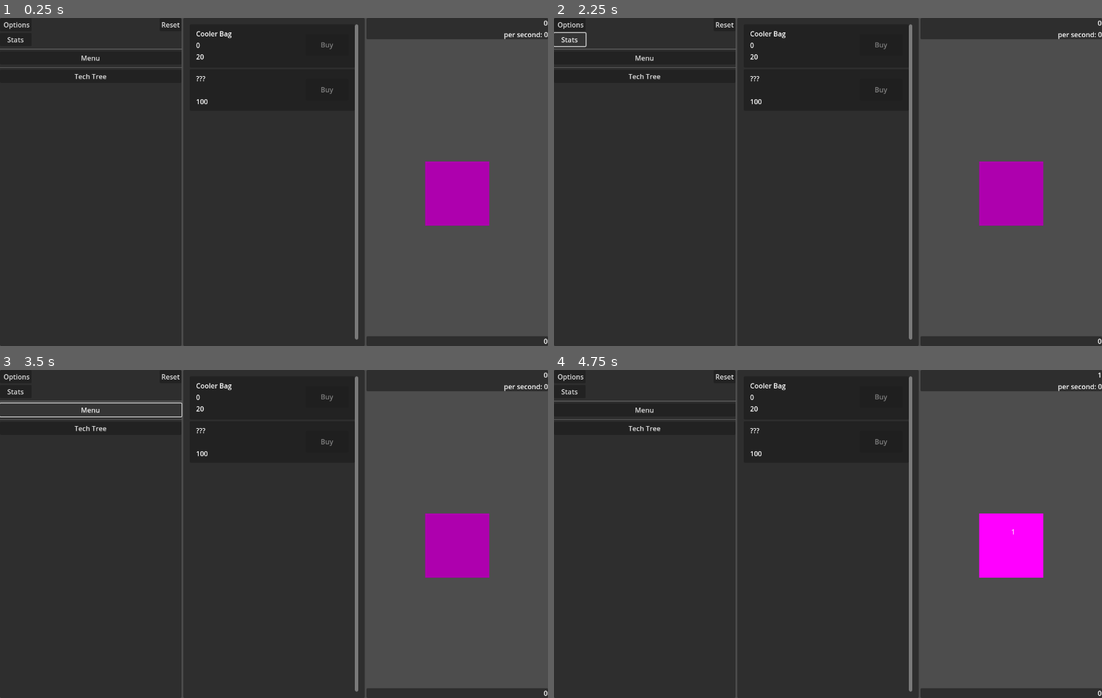
Above: before the commit, frames 1-4 (two rows, left to right).
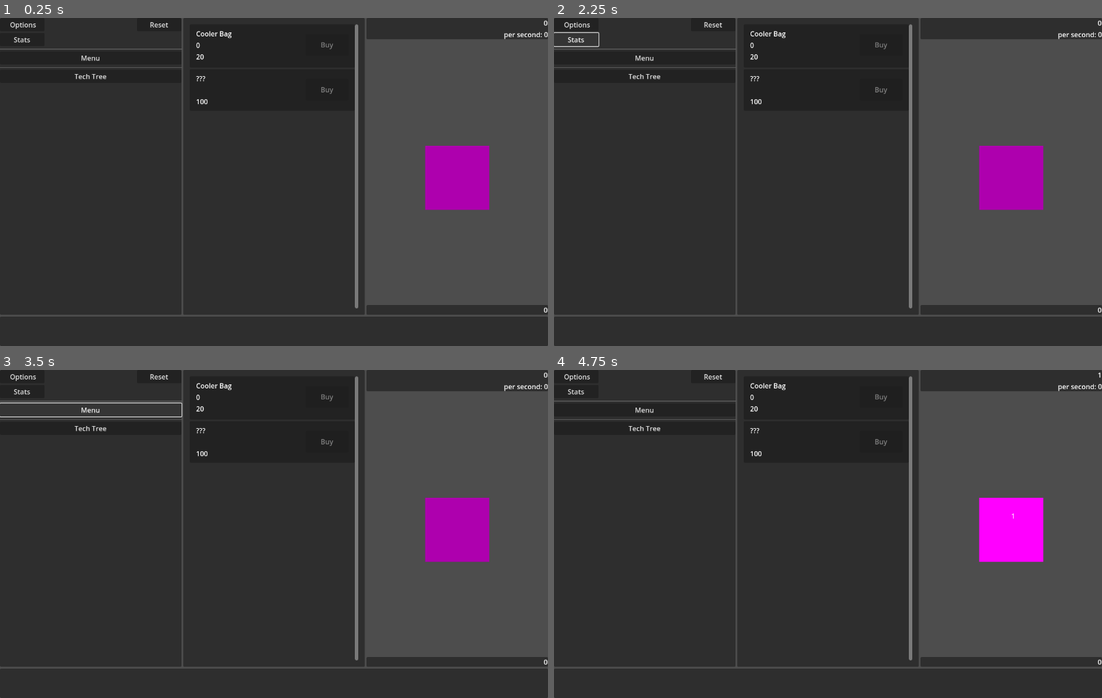
Above: after the commit, the same moments.

Repository: O-39889/tmic
Game: Godot game, scene res://scenes/Main.tscn
Same seed, same stepped clock (60 frames per second), same inputs: the game is played once before the commit and once after it.
Inputs (mouse positions are in pixels of both pictures, inside the frame that each line leads up to; where the layout moved, square brackets give the same spot in the first picture):
- Up to frame 1 (0.25 s): no input
- Up to frame 2 (2.25 s): click "Options" at 0.5 s; click "Reset" at 1.25 s; click "Stats" at 2 s
- Up to frame 3 (3.5 s): click "Menu" at 2.75 s
- Up to frame 4 (4.75 s): click "Tech Tree" at 3.5 s; click (1008, 530) [1008, 547] at 4.25 s

The runs differ from the first frame. In frame 1, 4.6% of the frame differs, in the area x 0-100%, y 1-100%; in frame 2, 4.6%; in frame 3, 4.6%; in frame 4, 4.6%.

Commit message:
Adjust the layout once again

Diff:
--- a/scenes/Main.tscn
+++ b/scenes/Main.tscn
@@ -6,122 +6,150 @@
 [node name="Main" type="Node"]
 script = ExtResource("1_exypd")
 
-[node name="ThreeContainer" type="HBoxContainer" parent="."]
+[node name="VBoxContainer" type="VBoxContainer" parent="."]
 anchors_preset = 15
 anchor_right = 1.0
 anchor_bottom = 1.0
 grow_horizontal = 2
 grow_vertical = 2
+size_flags_horizontal = 3
+size_flags_vertical = 3
 alignment = 1
 
-[node name="Leftmost" type="PanelContainer" parent="ThreeContainer"]
+[node name="ThreeContainer" type="HBoxContainer" parent="VBoxContainer"]
+layout_mode = 2
+size_flags_vertical = 3
+alignment = 1
+
+[node name="Leftmost" type="PanelContainer" parent="VBoxContainer/ThreeContainer"]
 layout_mode = 2
 size_flags_horizontal = 3
 
-[node name="VBoxContainer" type="VBoxContainer" parent="ThreeContainer/Leftmost"]
+[node name="VBoxContainer" type="VBoxContainer" parent="VBoxContainer/ThreeContainer/Leftmost"]
 layout_mode = 2
 
-[node name="GridContainer" type="GridContainer" parent="ThreeContainer/Leftmost/VBoxContainer"]
+[node name="HBoxContainer" type="HBoxContainer" parent="VBoxContainer/ThreeContainer/Leftmost/VBoxContainer"]
 layout_mode = 2
-columns = 2
 
-[node name="OptionsBtn" type="Button" parent="ThreeContainer/Leftmost/VBoxContainer/GridContainer"]
+[node name="VBoxContainer" type="VBoxContainer" parent="VBoxContainer/ThreeContainer/Leftmost/VBoxContainer/HBoxContainer"]
+layout_mode = 2
+size_flags_horizontal = 3
+size_flags_stretch_ratio = 0.5
+
+[node name="OptionsBtn" type="Button" parent="VBoxContainer/ThreeContainer/Leftmost/VBoxContainer/HBoxContainer/VBoxContainer"]
 layout_mode = 2
 text = " Options"
 
-[node name="ResetBtn" type="Button" parent="ThreeContainer/Leftmost/VBoxContainer/GridContainer"]
-layout_mode = 2
-size_flags_horizontal = 10
-text = "Reset"
-
-[node name="StatsBtn" type="Button" parent="ThreeContainer/Leftmost/VBoxContainer/GridContainer"]
+[node name="StatsBtn" type="Button" parent="VBoxContainer/ThreeContainer/Leftmost/VBoxContainer/HBoxContainer/VBoxContainer"]
 layout_mode = 2
 text = "Stats"
 
-[node name="HSeparator" type="HSeparator" parent="ThreeContainer/Leftmost/VBoxContainer"]
+[node name="Spacer" type="Control" parent="VBoxContainer/ThreeContainer/Leftmost/VBoxContainer/HBoxContainer"]
+layout_mode = 2
+size_flags_horizontal = 3
+
+[node name="VBoxContainer2" type="VBoxContainer" parent="VBoxContainer/ThreeContainer/Leftmost/VBoxContainer/HBoxContainer"]
+layout_mode = 2
+size_flags_horizontal = 3
+size_flags_stretch_ratio = 0.5
+
+[node name="ResetBtn" type="Button" parent="VBoxContainer/ThreeContainer/Leftmost/VBoxContainer/HBoxContainer/VBoxContainer2"]
+layout_mode = 2
+text = "Reset"
+
+[node name="HSeparator" type="HSeparator" parent="VBoxContainer/ThreeContainer/Leftmost/VBoxContainer"]
 layout_mode = 2
 
-[node name="FlavoursBtn" type="Button" parent="ThreeContainer/Leftmost/VBoxContainer"]
+[node name="FlavoursBtn" type="Button" parent="VBoxContainer/ThreeContainer/Leftmost/VBoxContainer"]
 layout_mode = 2
 text = "Menu"
 
-[node name="HSeparator2" type="HSeparator" parent="ThreeContainer/Leftmost/VBoxContainer"]
+[node name="HSeparator2" type="HSeparator" parent="VBoxContainer/ThreeContainer/Leftmost/VBoxContainer"]
 layout_mode = 2
 
-[node name="TechsBtn" type="Button" parent="ThreeContainer/Leftmost/VBoxContainer"]
+[node name="TechsBtn" type="Button" parent="VBoxContainer/ThreeContainer/Leftmost/VBoxContainer"]
 layout_mode = 2
 text = "Tech Tree"
 
-[node name="TechShortcuts" type="HFlowContainer" parent="ThreeContainer/Leftmost/VBoxContainer"]
+[node name="TechShortcuts" type="HFlowContainer" parent="VBoxContainer/ThreeContainer/Leftmost/VBoxContainer"]
 layout_mode = 2
 
-[node name="BusinessList" type="PanelContainer" parent="ThreeContainer"]
+[node name="BusinessList" type="PanelContainer" parent="VBoxContainer/ThreeContainer"]
 custom_minimum_size = Vector2(320, 0)
 layout_mode = 2
 size_flags_horizontal = 3
 
-[node name="MarginContainer" type="MarginContainer" parent="ThreeContainer/BusinessList"]
+[node name="MarginContainer" type="MarginContainer" parent="VBoxContainer/ThreeContainer/BusinessList"]
 layout_mode = 2
 theme_override_constants/margin_left = 15
 theme_override_constants/margin_top = 15
 theme_override_constants/margin_right = 15
 theme_override_constants/margin_bottom = 15
 
-[node name="ScrollContainer" type="ScrollContainer" parent="ThreeContainer/BusinessList/MarginContainer"]
+[node name="ScrollContainer" type="ScrollContainer" parent="VBoxContainer/ThreeContainer/BusinessList/MarginContainer"]
 clip_contents = false
 layout_mode = 2
 horizontal_scroll_mode = 0
 vertical_scroll_mode = 2
 
-[node name="BusinessesList" type="VBoxContainer" parent="ThreeContainer/BusinessList/MarginContainer/ScrollContainer"]
+[node name="BusinessesList" type="VBoxContainer" parent="VBoxContainer/ThreeContainer/BusinessList/MarginContainer/ScrollContainer"]
 custom_minimum_size = Vector2(320, 150)
 layout_mode = 2
 size_flags_horizontal = 3
 size_flags_vertical = 3
 
-[node name="Rightmost" type="VBoxContainer" parent="ThreeContainer"]
+[node name="Rightmost" type="VBoxContainer" parent="VBoxContainer/ThreeContainer"]
 layout_mode = 2
 size_flags_horizontal = 3
 
-[node name="VBoxContainer" type="VBoxContainer" parent="ThreeContainer/Rightmost"]
+[node name="VBoxContainer" type="VBoxContainer" parent="VBoxContainer/ThreeContainer/Rightmost"]
 layout_mode = 2
 size_flags_horizontal = 3
 size_flags_vertical = 3
 
-[node name="PanelContainer" type="PanelContainer" parent="ThreeContainer/Rightmost/VBoxContainer"]
+[node name="PanelContainer" type="PanelContainer" parent="VBoxContainer/ThreeContainer/Rightmost/VBoxContainer"]
 layout_mode = 2
 
-[node name="BoxContainer" type="VBoxContainer" parent="ThreeContainer/Rightmost/VBoxContainer/PanelContainer"]
+[node name="BoxContainer" type="VBoxContainer" parent="VBoxContainer/ThreeContainer/Rightmost/VBoxContainer/PanelContainer"]
 layout_mode = 2
 
-[node name="BankCounter" type="Label" parent="ThreeContainer/Rightmost/VBoxContainer/PanelContainer/BoxContainer"]
+[node name="BankCounter" type="Label" parent="VBoxContainer/ThreeContainer/Rightmost/VBoxContainer/PanelContainer/BoxContainer"]
 layout_mode = 2
 size_flags_horizontal = 8
 text = "0"
 horizontal_alignment = 2
 
-[node name="IpsCounter" type="Label" parent="ThreeContainer/Rightmost/VBoxContainer/PanelContainer/BoxContainer"]
+[node name="IpsCounter" type="Label" parent="VBoxContainer/ThreeContainer/Rightmost/VBoxContainer/PanelContainer/BoxContainer"]
 layout_mode = 2
 size_flags_horizontal = 8
 text = "per second:"
 horizontal_alignment = 2
 
-[node name="MarginContainer" type="MarginContainer" parent="ThreeContainer/Rightmost/VBoxContainer"]
+[node name="MarginContainer" type="MarginContainer" parent="VBoxContainer/ThreeContainer/Rightmost/VBoxContainer"]
 layout_mode = 2
 size_flags_vertical = 3
+theme_override_constants/margin_left = 0
+theme_override_constants/margin_top = 0
+theme_override_constants/margin_right = 0
+theme_override_constants/margin_bottom = 0
 
-[node name="ClickMe" parent="ThreeContainer/Rightmost/VBoxContainer/MarginContainer" instance=ExtResource("2_e5n4g")]
+[node name="ClickMe" parent="VBoxContainer/ThreeContainer/Rightmost/VBoxContainer/MarginContainer" instance=ExtResource("2_e5n4g")]
 layout_mode = 2
 
-[node name="PanelContainer2" type="PanelContainer" parent="ThreeContainer/Rightmost/VBoxContainer/MarginContainer"]
+[node name="PanelContainer2" type="PanelContainer" parent="VBoxContainer/ThreeContainer/Rightmost/VBoxContainer/MarginContainer"]
 layout_mode = 2
 size_flags_vertical = 8
 
-[node name="BoxContainer" type="VBoxContainer" parent="ThreeContainer/Rightmost/VBoxContainer/MarginContainer/PanelContainer2"]
+[node name="BoxContainer" type="VBoxContainer" parent="VBoxContainer/ThreeContainer/Rightmost/VBoxContainer/MarginContainer/PanelContainer2"]
 layout_mode = 2
 
-[node name="PrestigeCounterMaybe" type="Label" parent="ThreeContainer/Rightmost/VBoxContainer/MarginContainer/PanelContainer2/BoxContainer"]
+[node name="PrestigeCounterMaybe" type="Label" parent="VBoxContainer/ThreeContainer/Rightmost/VBoxContainer/MarginContainer/PanelContainer2/BoxContainer"]
 layout_mode = 2
 size_flags_horizontal = 8
 text = "0"
 horizontal_alignment = 2
+
+[node name="Panel" type="Panel" parent="VBoxContainer"]
+custom_minimum_size = Vector2(0, 69)
+layout_mode = 2
+size_flags_vertical = 8
